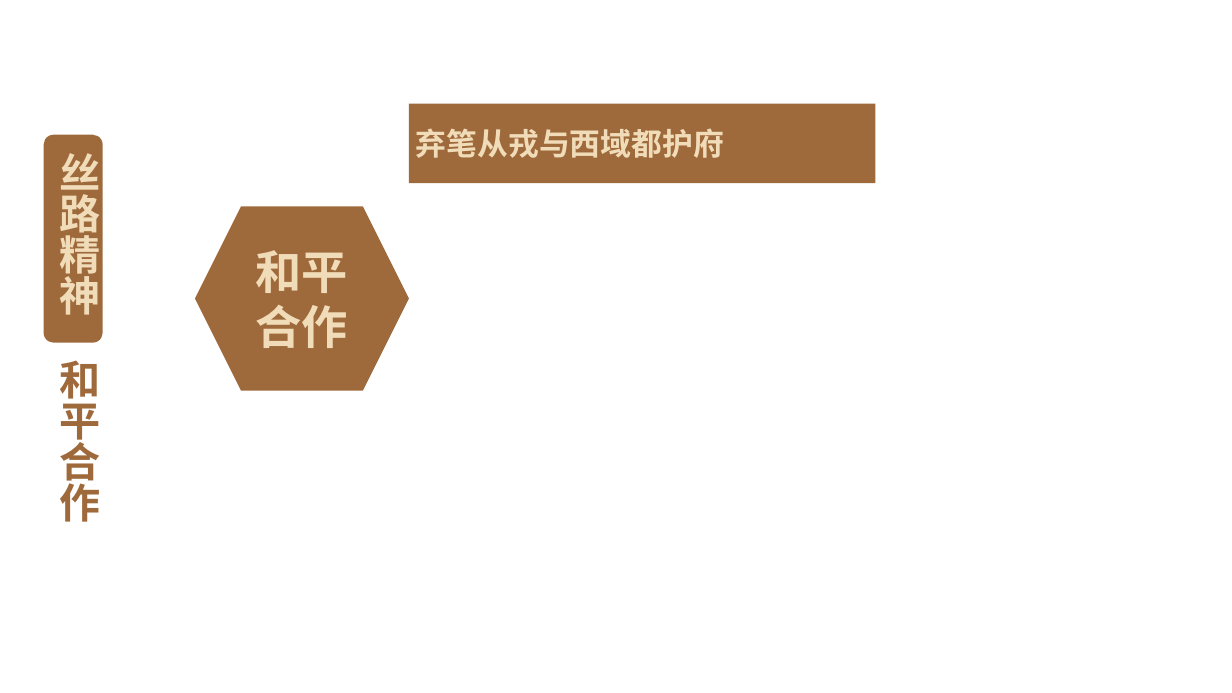
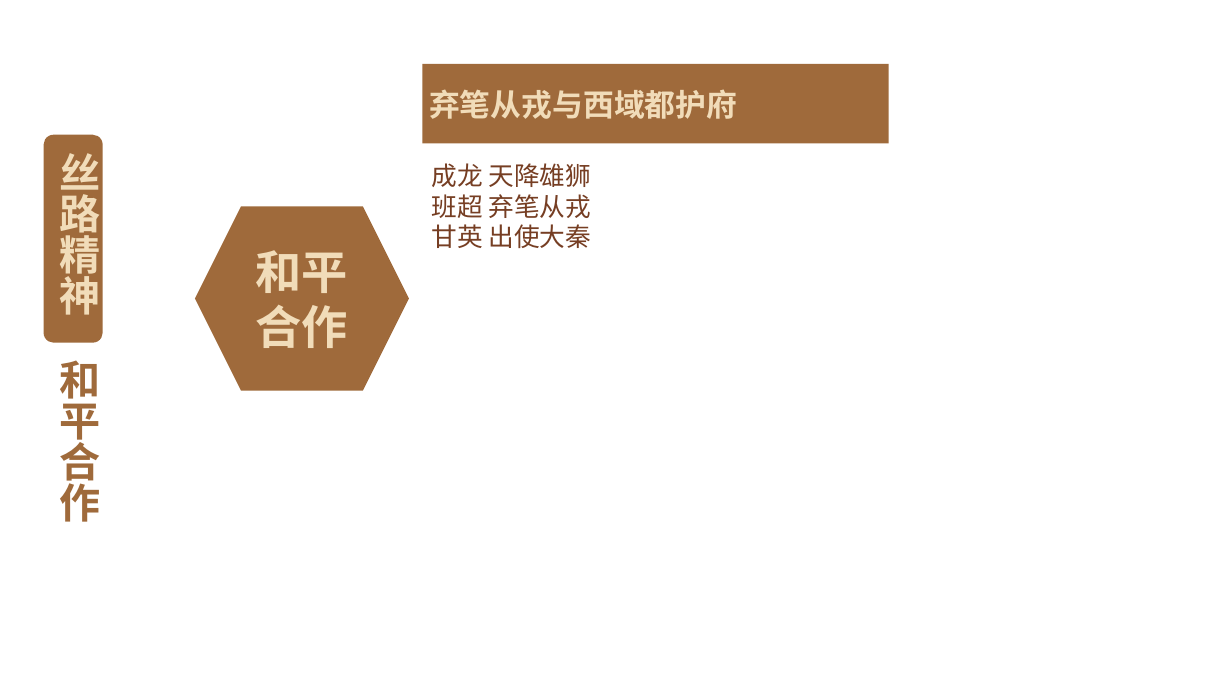
Before and after one commit to FredJiangFei/freetalk, a slide deck: slide 13 of 一带一路/一带一路 - 1.pptx (slide 14 before the commit). Drawn at 1232x693 pixels with LibreOffice and Linux fonts; fonts in the diff are those of the drawing; background and template pictures are left out. Boxes give left, top, right and bottom in pixels: in the first picture for what was removed or moved away, otherwise in the second. Text is boxed around its words. In the diff, an @@ line names an element or a change of style, - is before the commit and + after.

```diff
--- a/一带一路/一带一路 - 1.pptx
+++ b/一带一路/一带一路 - 1.pptx
@@ rectangle "弃笔从戎与西域都护府": place and size @@
-rectangle "弃笔从戎与西域都护府" at (409, 104, 876, 183)
+rectangle "弃笔从戎与西域都护府" at (422, 64, 889, 143)
@@ text added at (431, 163, 591, 248), 20 pt, text #763E23 @@
+成龙 天降雄狮
+班超 弃笔从戎
+甘英 出使大秦
```
Also in this commit, not shown: 11 other slides changed, 3 slides added, 11 slides removed, 1 other file.
